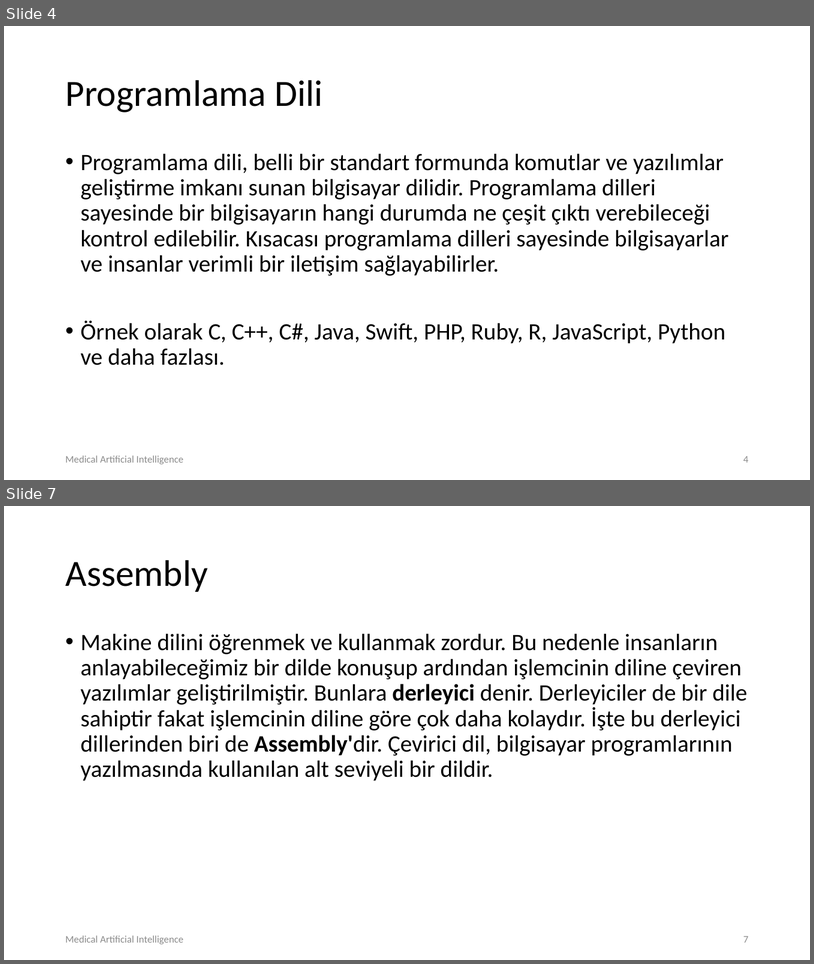
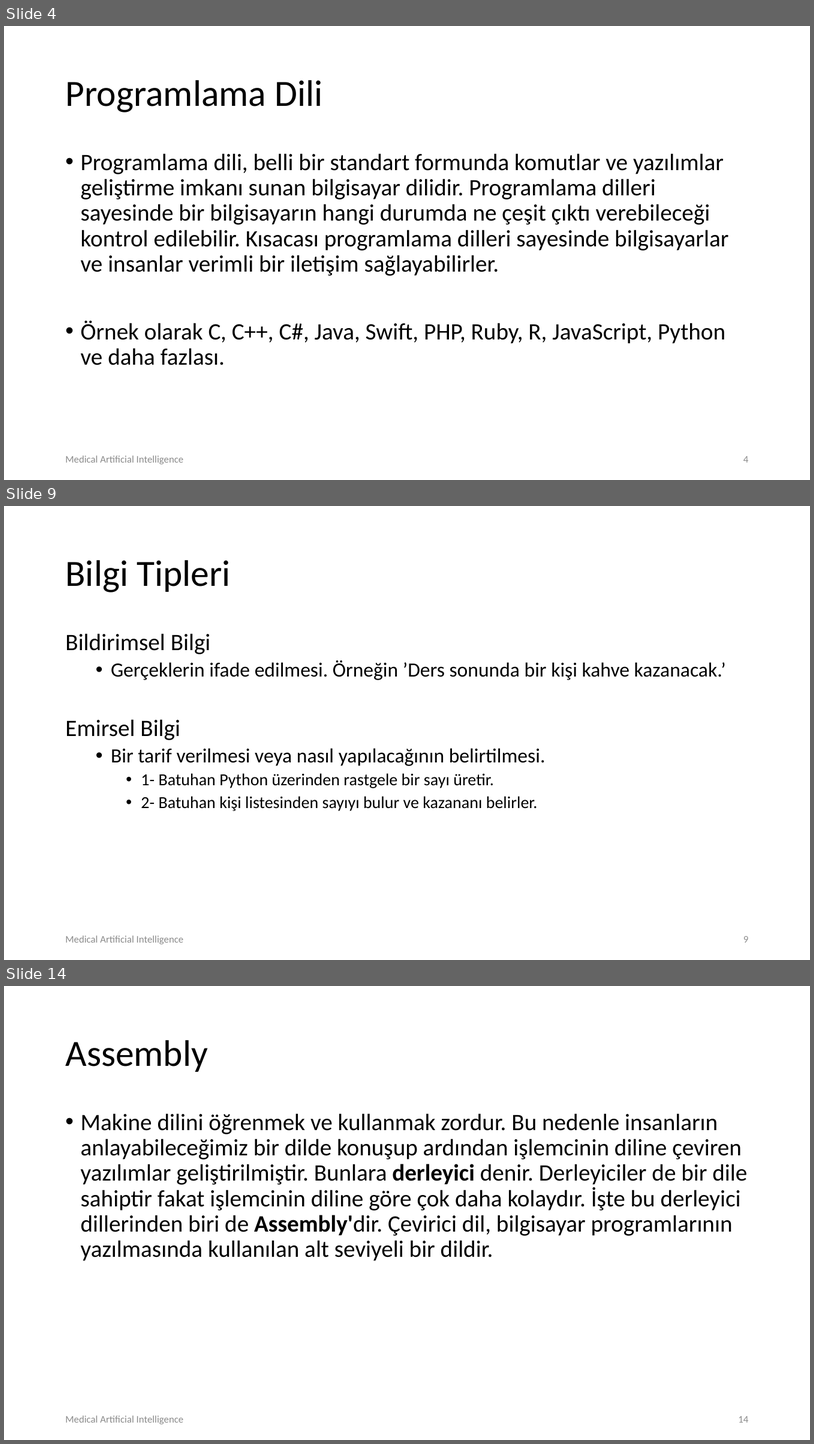
Before and after one commit to MAIClub/maiWorkshops19, a slide deck: Introduction to Python /lec01.pptx. Shown one above the other, each under a label of ours: slides 4 and 7 before the commit, slides 4, 9 and 14 after it; the slides between them are not shown. The pictures are 814x964 and 814x1444 pixels, drawn with LibreOffice and Linux fonts; fonts in the diff are those of the drawing; background and template pictures are left out. Boxes give left, top, right and bottom in pixels: in the first picture for what was removed or moved away, otherwise in the second. Text is boxed around its words. In the diff, an @@ line names an element or a change of style, - is before the commit and + after.

```diff
--- a/Introduction to Python /lec01.pptx
+++ b/Introduction to Python /lec01.pptx
@@ slide 9 added at [4, 506, 810, 960], background #FFFFFF @@
@@ title added at [65, 560, 231, 592], 44 pt, text #000000 @@
+Bilgi Tipleri
@@ text added at [65, 633, 726, 811], 24 pt, text #000000 @@
+Bildirimsel Bilgi
+  • Gerçeklerin ifade edilmesi. Örneğin ’Ders sonunda bir kişi kahve kazanacak.’
+Emirsel Bilgi
+  • Bir tarif verilmesi veya nasıl yapılacağının belirtilmesi.
+    • 1- Batuhan Python üzerinden rastgele bir sayı üretir.
+    • 2- Batuhan kişi listesinden sayıyı bulur ve kazananı belirler.
@@ text added at [65, 935, 184, 944], 12 pt, text #8C8C8C @@
+Medical Artificial Intelligence
@@ page number added at [744, 936, 749, 942], 12 pt, text #8C8C8C @@
+9
@@ what was slide 7 is now slide 14 @@
@@ page number at [738, 1416, 749, 1422]: text changed @@
-7
+14
```
Also in this commit, not shown: 3 slides changed, 6 other slides added.
